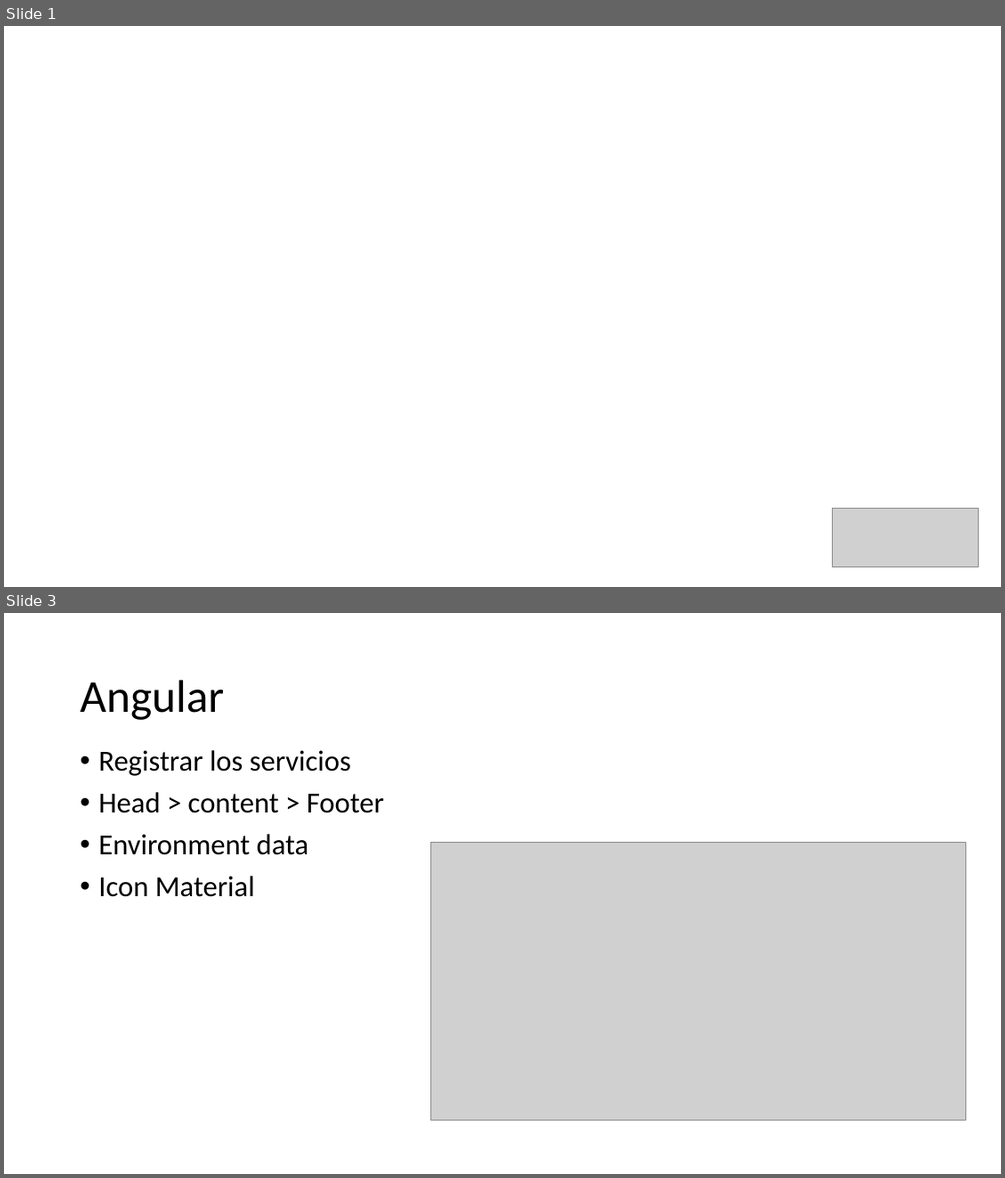
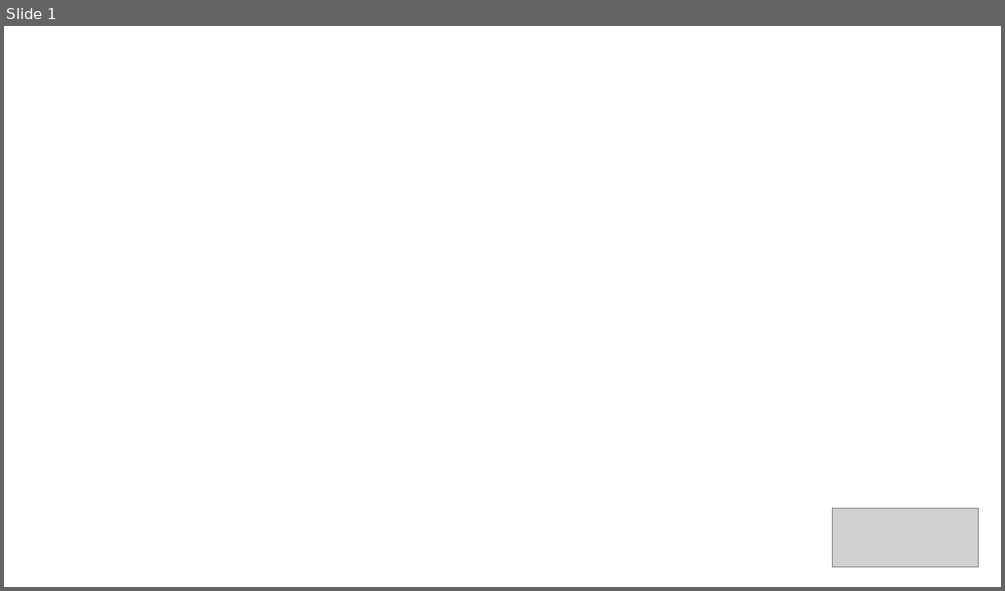
Before and after one commit to codebryanc/ionicBizagi, a slide deck: Step 12 - Angular/Presentación14.pptx. Shown one above the other, each under a label of ours: slides 1 and 3 before the commit, slide 1 after it; the slides between them are not shown. The pictures are 1005x1178 and 1005x591 pixels, drawn with LibreOffice and Linux fonts; fonts in the diff are those of the drawing; grey boxes stand for pictures; background and template pictures are left out. Boxes give left, top, right and bottom in pixels: in the first picture for what was removed or moved away, otherwise in the second. Text is boxed around its words. In the diff, an @@ line names an element or a change of style, - is before the commit and + after.

Commit message:
13 Angular

```diff
--- a/Step 12 - Angular/Presentación14.pptx
+++ b/Step 12 - Angular/Presentación14.pptx
@@ slide 3 removed at [4,613,1001,1174], background #FFFFFF @@
@@ title removed at [80,680,224,720] @@
-Angular
@@ text removed at [98,750,384,897] @@
-• Registrar los servicios
-• Head > content > Footer
-• Environment data
-• Icon Material
@@ picture removed at [430,842,966,1119] @@
```
Also in this commit, not shown: 1 slide changed, 1 slide added, 1 other slide removed, 1 other file.
